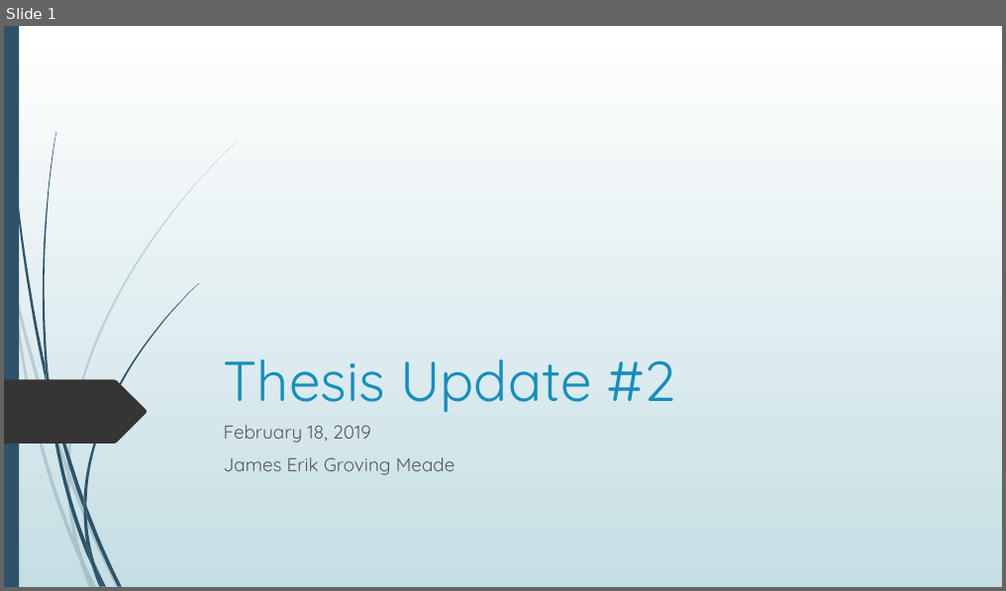
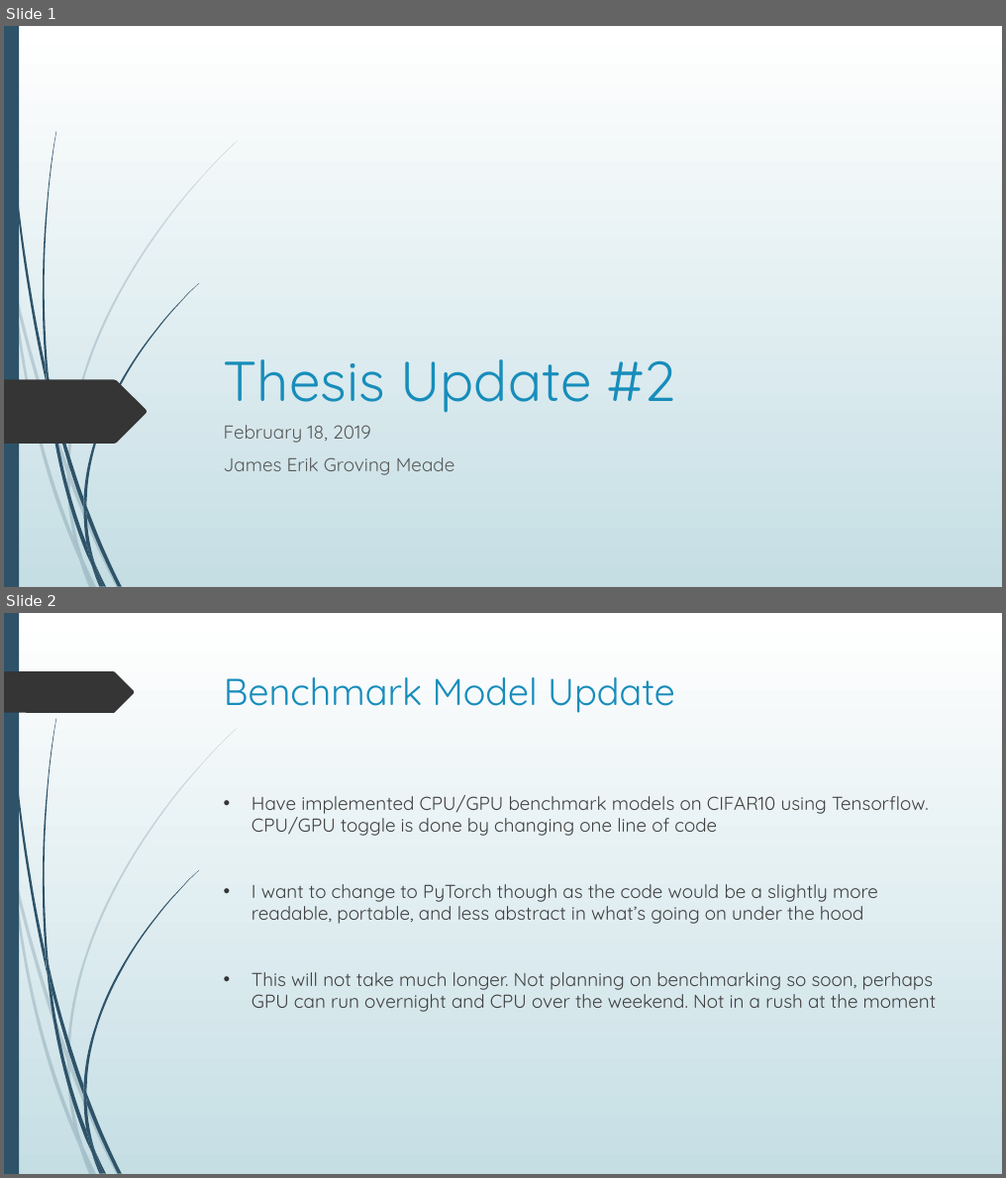
Before and after one commit to erikgroving/NeuralNetworkHardwareAccelerator, a slide deck: WeeklyPresentations/update2_02_18.pptx. Shown one above the other, each under a label of ours: slide 1 before the commit, slides 1 and 2 after it. The pictures are 1006x591 and 1006x1178 pixels, drawn with LibreOffice and Linux fonts; fonts in the diff are those of the drawing. Boxes give left, top, right and bottom in pixels: in the first picture for what was removed or moved away, otherwise in the second. Text is boxed around its words. In the diff, an @@ line names an element or a change of style, - is before the commit and + after.

```diff
--- a/WeeklyPresentations/update2_02_18.pptx
+++ b/WeeklyPresentations/update2_02_18.pptx
@@ slide 2 added at (4,613,1002,1174), background gradient #FFFFFF to #C5DEE5; not listed: 23 template elements that a slide beside it also shows @@
@@ freeform shape added at (4,671,135,713), fill #353535 @@
@@ title added at (224,677,675,713), 36 pt, text #178DBB @@
+Benchmark Model Update
@@ text added at (252,795,937,1012), 18 pt, text #404040 @@
+• Have implemented CPU/GPU benchmark models on CIFAR10 using Tensorflow. CPU/GPU toggle is done by changing one line of code
+• I want to change to PyTorch though as the code would be a slightly more readable, portable, and less abstract in what’s going on under the hood
+• This will not take much longer. Not planning on benchmarking so soon, perhaps GPU can run overnight and CPU over the weekend. Not in a rush at the moment
```
Also in this commit, not shown: 6 other slides added, 1 other file.
